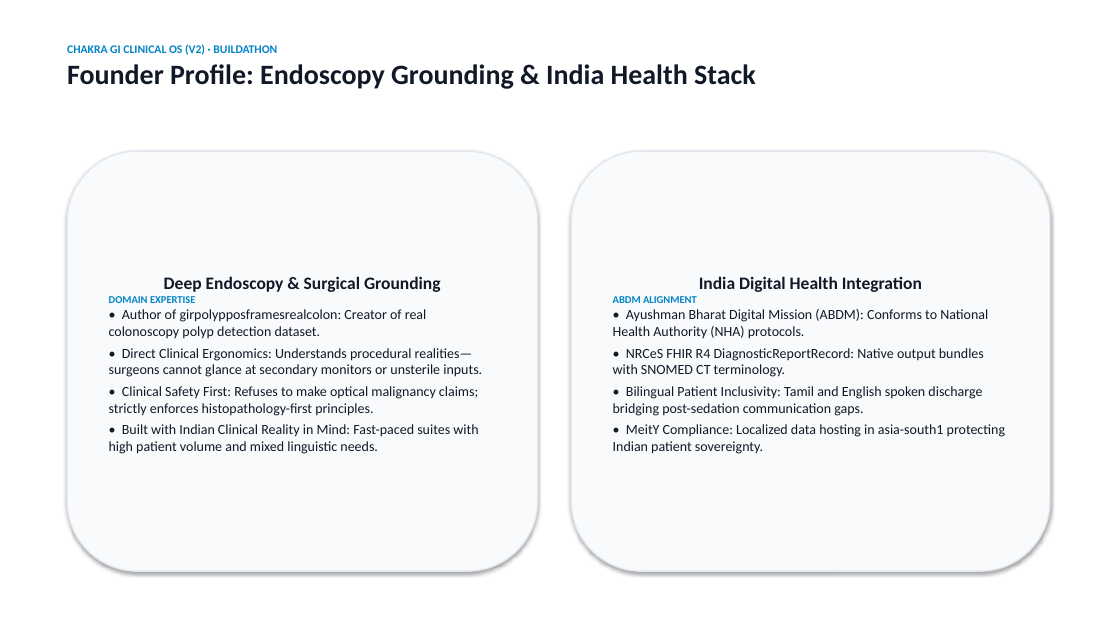
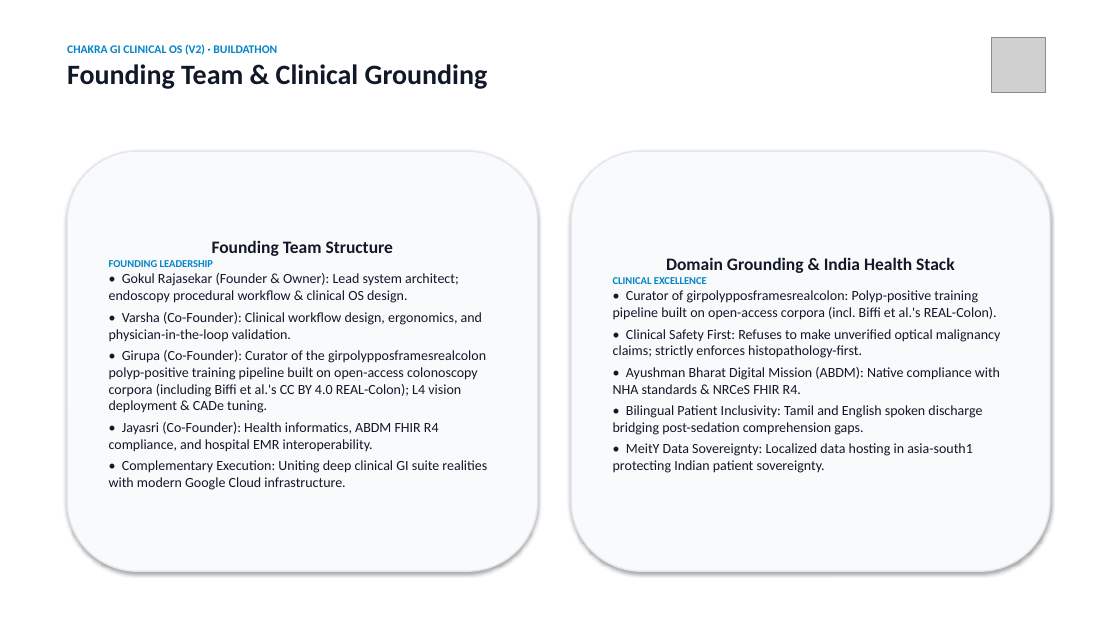
Before and after one commit to Gokzz-glitch/chakra-os, a slide deck: slide 9 of submission_assets/CHAKRA_Buildathon_Final.pptx. Drawn at 1120x630 pixels with LibreOffice and Linux fonts; fonts in the diff are those of the drawing; grey boxes stand for pictures. Boxes give left, top, right and bottom in pixels: in the first picture for what was removed or moved away, otherwise in the second. Text is boxed around its words. In the diff, an @@ line names an element or a change of style, - is before the commit and + after.

```diff
--- a/submission_assets/CHAKRA_Buildathon_Final.pptx
+++ b/submission_assets/CHAKRA_Buildathon_Final.pptx
@@ picture added at (991, 38, 1046, 92) @@
@@ text at (67, 64, 488, 89): text changed @@
-Founder Profile: Endoscopy Grounding & India Health Stack
+Founding Team & Clinical Grounding
@@ text in rounded rectangle at (109, 240, 487, 490): text changed @@
-Deep Endoscopy & Surgical Grounding
-DOMAIN EXPERTISE
-• Author of girpolypposframesrealcolon: Creator of real colonoscopy polyp detection dataset.
-• Direct Clinical Ergonomics: Understands procedural realities—surgeons cannot glance at secondary monitors or unsterile inputs.
-• Clinical Safety First: Refuses to make optical malignancy claims; strictly enforces histopathology-first principles.
-• Built with Indian Clinical Reality in Mind: Fast-paced suites with high patient volume and mixed linguistic needs.
+Founding Team Structure
+FOUNDING LEADERSHIP
+• Gokul Rajasekar (Founder & Owner): Lead system architect; endoscopy procedural workflow & clinical OS design.
+• Varsha (Co-Founder): Clinical workflow design, ergonomics, and physician-in-the-loop validation.
+• Girupa (Co-Founder): Curator of the girpolypposframesrealcolon polyp-positive training pipeline built on open-access colonoscopy corpora (including Biffi et al.'s CC BY 4.0 REAL-Colon); L4 vision deployment & CADe tuning.
+• Jayasri (Co-Founder): Health informatics, ABDM FHIR R4 compliance, and hospital EMR interoperability.
+• Complementary Execution: Uniting deep clinical GI suite realities with modern Google Cloud infrastructure.
@@ text in rounded rectangle at (613, 257, 1000, 473): text changed @@
-India Digital Health Integration
-ABDM ALIGNMENT
-• Ayushman Bharat Digital Mission (ABDM): Conforms to National Health Authority (NHA) protocols.
-• NRCeS FHIR R4 DiagnosticReportRecord: Native output bundles with SNOMED CT terminology.
-• Bilingual Patient Inclusivity: Tamil and English spoken discharge bridging post-sedation communication gaps.
-• MeitY Compliance: Localized data hosting in asia-south1 protecting Indian patient sovereignty.
+Domain Grounding & India Health Stack
+CLINICAL EXCELLENCE
+• Curator of girpolypposframesrealcolon: Polyp-positive training pipeline built on open-access corpora (incl. Biffi et al.'s REAL-Colon).
+• Clinical Safety First: Refuses to make unverified optical malignancy claims; strictly enforces histopathology-first.
+• Ayushman Bharat Digital Mission (ABDM): Native compliance with NHA standards & NRCeS FHIR R4.
+• Bilingual Patient Inclusivity: Tamil and English spoken discharge bridging post-sedation comprehension gaps.
+• MeitY Data Sovereignty: Localized data hosting in asia-south1 protecting Indian patient sovereignty.
```
Also in this commit, not shown: 9 other slides changed, 52 other files.
